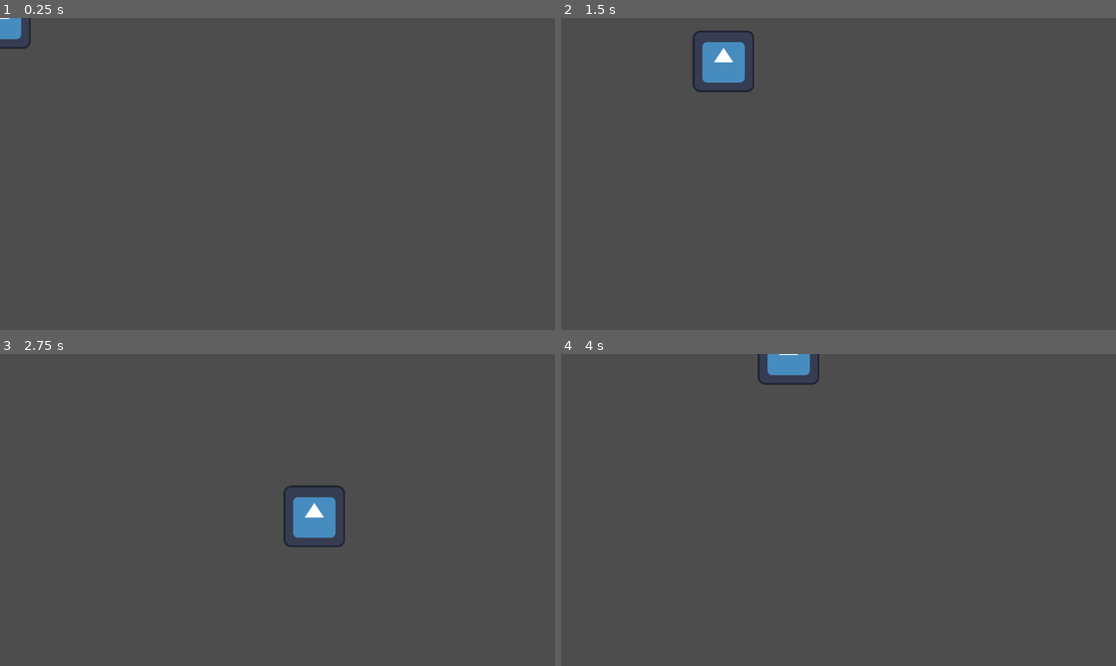
Above: before the commit, frames 1-4 (two rows, left to right).
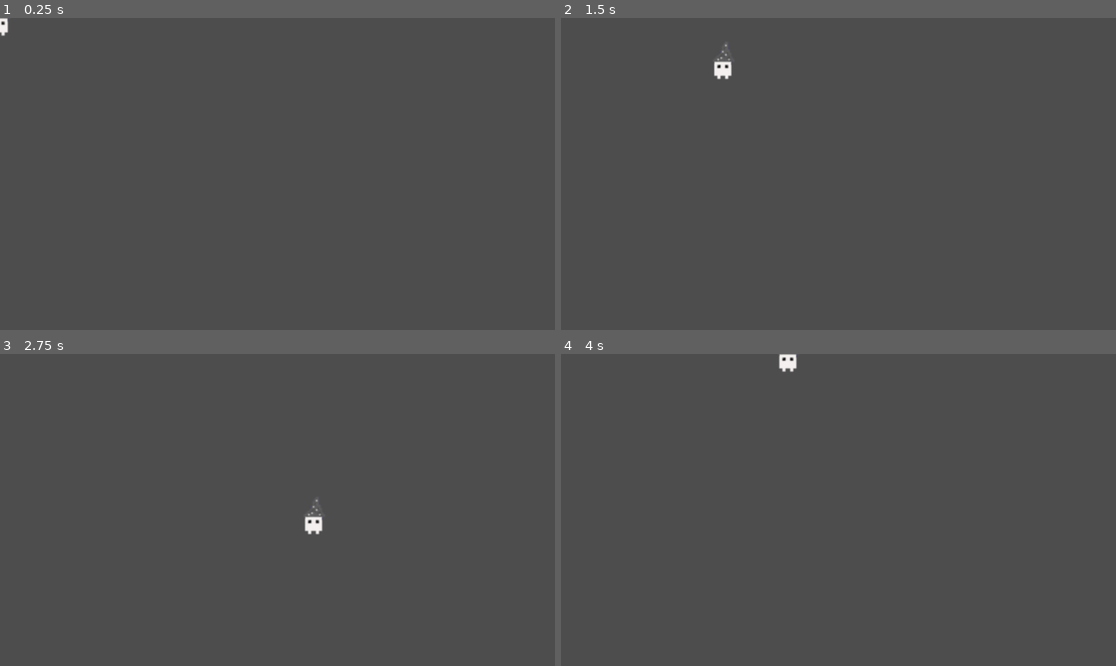
Above: after the commit, the same moments.

Repository: PayWga/light-is-the-way
Game: Godot game, scene res://Prefabs/player.tscn
The game is run twice, just before and just after one commit, with the same random seed, the same clock (stepped at 60 frames per second) and the same inputs. The project has no main scene, so this scene is started directly. The engine's default icon, where the game draws it, is replaced by a stand-in: a white triangle on a blue panel in a dark square.
Inputs:
- Up to frame 1 (0.25 s): no input
- Up to frame 2 (1.5 s): tap Enter at 0.5 s; hold D (move_right) 0.53-1.28 s; hold S (move_down) from 1.28 s (still down)
- Up to frame 3 (2.75 s): release S (move_down) at 2.03 s; hold D (move_right) from 2.03 s (still down)
- Up to frame 4 (4 s): release D (move_right) at 2.78 s; hold W (move_up) 2.78-3.53 s; hold A (move_left) from 3.53 s (still down)

The runs differ from the first frame. In frame 1, 0.3% of the frame differs, in the area x 0-6%, y 0-10%; in frame 2, 1.3%; in frame 3, 1.3%, in the area x 51-63%, y 42-62%; in frame 4, 0.7%.

Commit message:
add texture

Diff:
--- a/Prefabs/player.tscn
+++ b/Prefabs/player.tscn
@@ -1,16 +1,20 @@
 [gd_scene load_steps=4 format=3 uid="uid://b0pl811vynw8p"]
 
 [ext_resource type="Script" path="res://Scripts/player.gd" id="1_qs3sa"]
-[ext_resource type="Texture2D" uid="uid://dw03ffol3k7wy" path="res://icon.svg" id="1_tnbmw"]
+[ext_resource type="Texture2D" uid="uid://ddnj7yc4krf5v" path="res://Assets/Player/FaceIdle.png" id="2_q6eaw"]
 
-[sub_resource type="CircleShape2D" id="CircleShape2D_f15kd"]
-radius = 81.0062
+[sub_resource type="CapsuleShape2D" id="CapsuleShape2D_83tls"]
+radius = 22.0
+height = 84.0
 
 [node name="Player" type="CharacterBody2D"]
 script = ExtResource("1_qs3sa")
 
-[node name="Icon" type="Sprite2D" parent="."]
-texture = ExtResource("1_tnbmw")
+[node name="Sprite2D" type="Sprite2D" parent="."]
+position = Vector2(0, 1)
+scale = Vector2(3.21875, 3.21875)
+texture = ExtResource("2_q6eaw")
 
 [node name="CollisionShape2D" type="CollisionShape2D" parent="."]
-shape = SubResource("CircleShape2D_f15kd")
+position = Vector2(0, 1)
+shape = SubResource("CapsuleShape2D_83tls")
--- a/project.godot
+++ b/project.godot
@@ -11,7 +11,7 @@
 [application]
 
 config/name="Light-is-the-way"
-config/features=PackedStringArray("4.1", "Mobile")
+config/features=PackedStringArray("4.2", "Mobile")
 config/icon="res://icon.svg"
 
 [input]
Not shown, added: Assets/Player/FaceDead.png.import
Not shown, added: Assets/Player/FaceDown.png.import
Not shown, added: Assets/Player/FaceDownLeft.png.import
Not shown, added: Assets/Player/FaceDownRight.png.import
Not shown, added: Assets/Player/FaceIdle.png.import
Not shown, added: Assets/Player/FaceLeft.png.import
Not shown, added: Assets/Player/FaceRight.png.import
Not shown, added: Assets/Player/FaceUp.png.import
Not shown, added: Assets/Player/FaceUpLeft.png.import
Not shown, added: Assets/Player/FaceUpRight.png.import
Not shown, added: Assets/Projectiles/Fireball1.png.import
Not shown, added: Assets/Projectiles/Fireball2.png.import
(and 3 more such lines)
